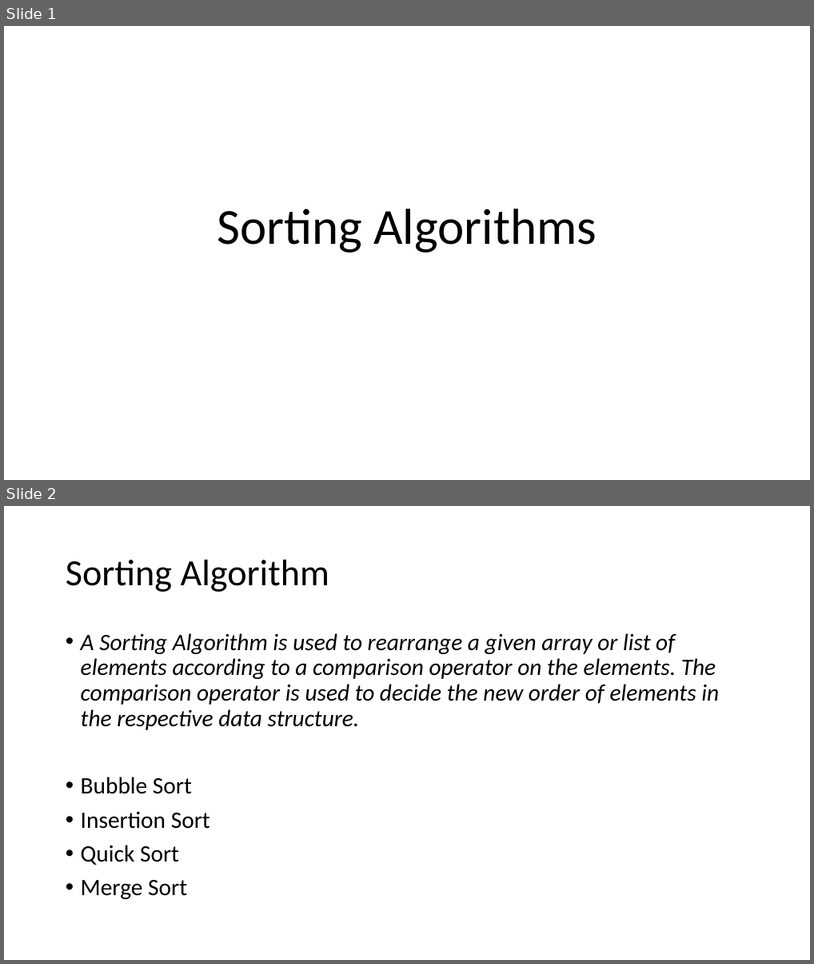
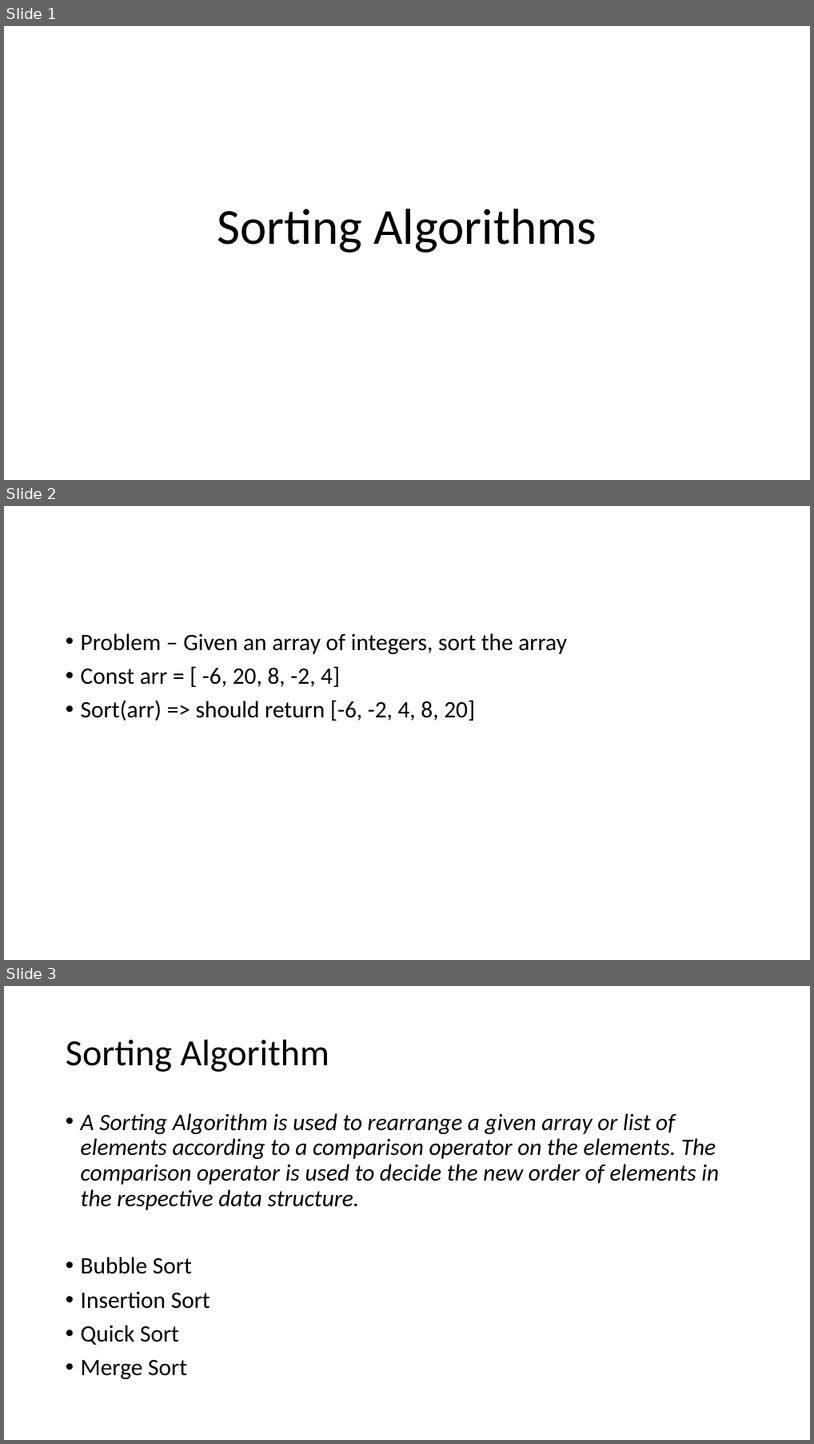
Before and after one commit to divyaparyani67/DSA, a slide deck: sorting.pptx. Shown one above the other, each under a label of ours: slides 1 and 2 before the commit, slides 1, 2 and 3 after it. The pictures are 814x964 and 814x1444 pixels, drawn with LibreOffice and Linux fonts; fonts in the diff are those of the drawing. Boxes give left, top, right and bottom in pixels: in the first picture for what was removed or moved away, otherwise in the second. Text is boxed around its words. In the diff, an @@ line names an element or a change of style, - is before the commit and + after.

Commit message:
quick sort

```diff
--- a/sorting.pptx
+++ b/sorting.pptx
@@ slide 2 added at <box>4,506,810,960</box>, background #FFFFFF @@
@@ text added at <box>81,633,567,720</box>, 28 pt, text #000000 @@
+• Problem – Given an array of integers, sort the array
+• Const arr = [ -6, 20, 8, -2, 4]
+• Sort(arr) => should return [-6, -2, 4, 8, 20]
@@ what was slide 2 is now slide 3 @@
```
Also in this commit, not shown: 2 slides changed, 2 other slides added, 1 other file.
